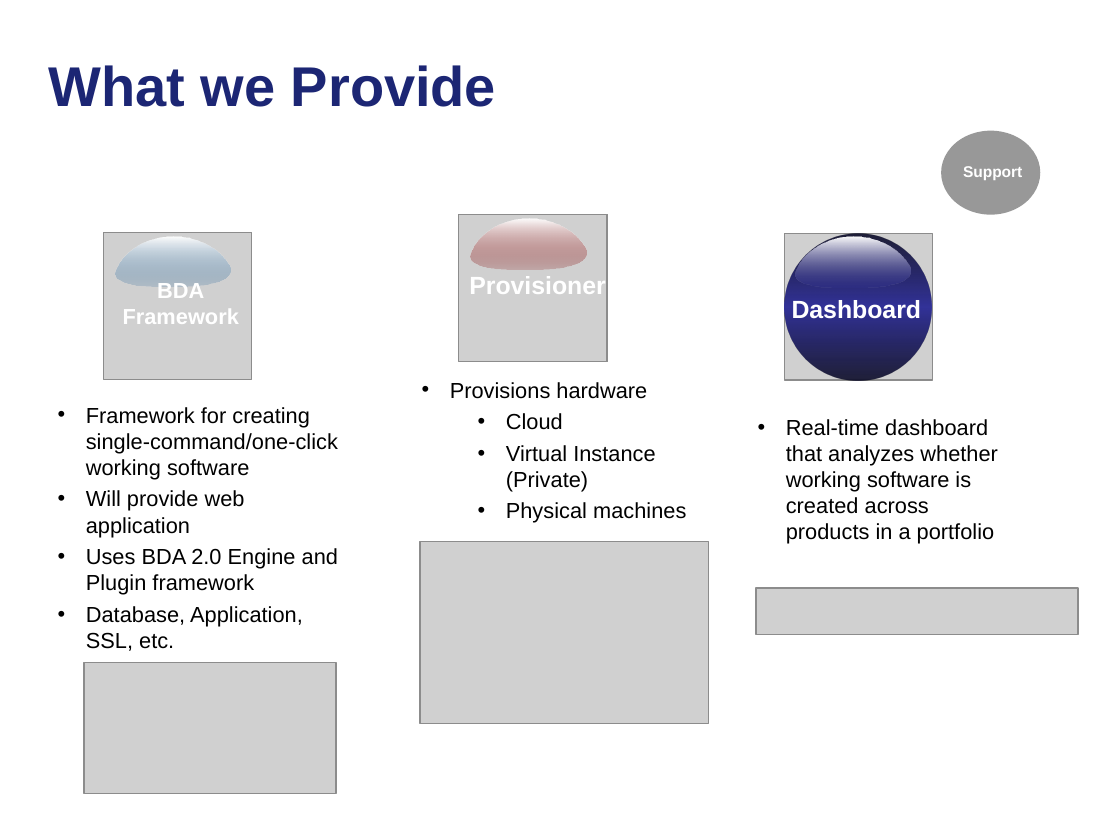
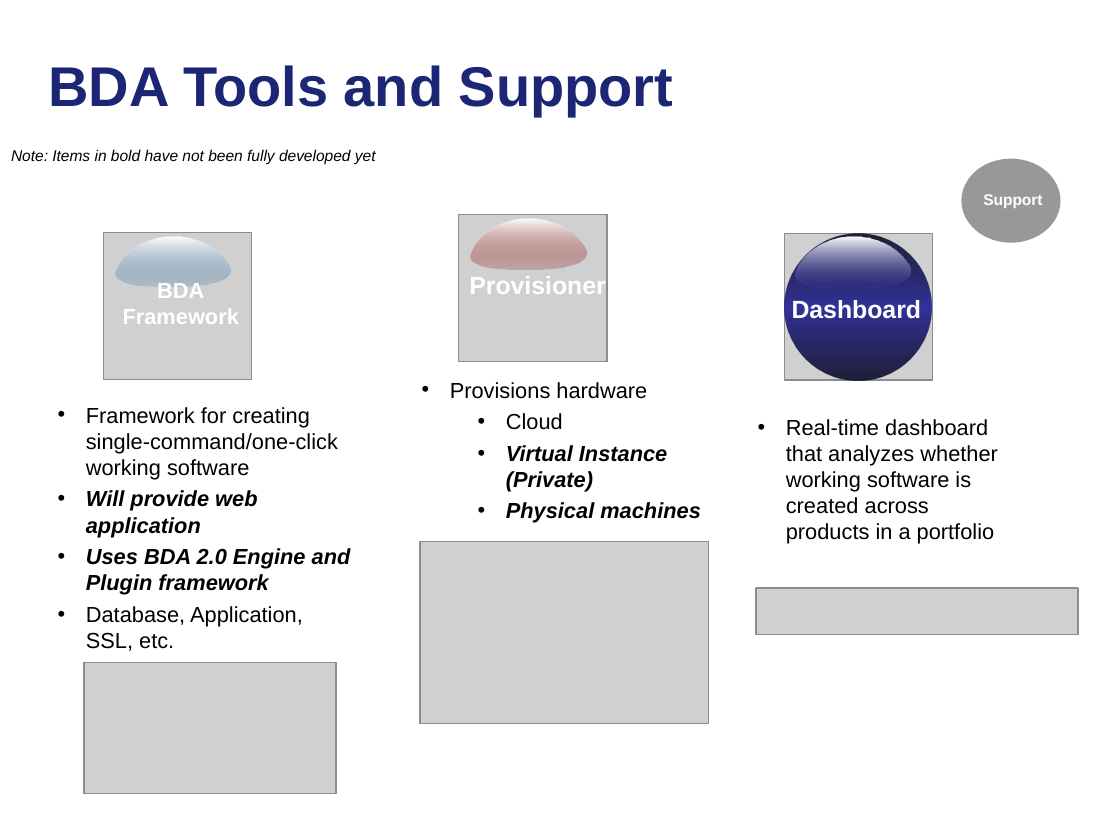
Before and after one commit to NCIP/automation, a slide deck: slide 5 of docs/continuous-delivery-caehr.ppt (slide 4 before the commit). Drawn at 1120x840 pixels with LibreOffice and Linux fonts; fonts in the diff are those of the drawing; grey boxes stand for pictures; background and template pictures are left out. Boxes give left, top, right and bottom in pixels: in the first picture for what was removed or moved away, otherwise in the second. Text is boxed around its words. In the diff, an @@ line names an element or a change of style, - is before the commit and + after.

```diff
--- a/docs/continuous-delivery-caehr.ppt
+++ b/docs/continuous-delivery-caehr.ppt
@@ title at <box>49,65,673,116</box>: text changed @@
-What we Provide
+BDA Tools and Support
@@ text added at <box>11,149,376,164</box>, 10 pt, text #000000, italic @@
+Note: Items in bold have not been fully developed yet
@@ ellipse: place and size @@
-ellipse at <box>941,131,1040,215</box>
+ellipse at <box>961,159,1061,243</box>
@@ text "Support": place and size @@
-text "Support" at <box>963,166,1022,180</box>
+text "Support" at <box>983,194,1042,208</box>
@@ text at <box>506,445,701,523</box>: bold on, italic on in "Virtual Instance (Private)", "Physical machines" @@
@@ text at <box>86,490,351,595</box>: bold on, italic on in "Will provide web application", "Uses BDA 2.0 Engine and Plugin framework" @@
```
Also in this commit, not shown: 16 other slides changed, 3 slides added.
